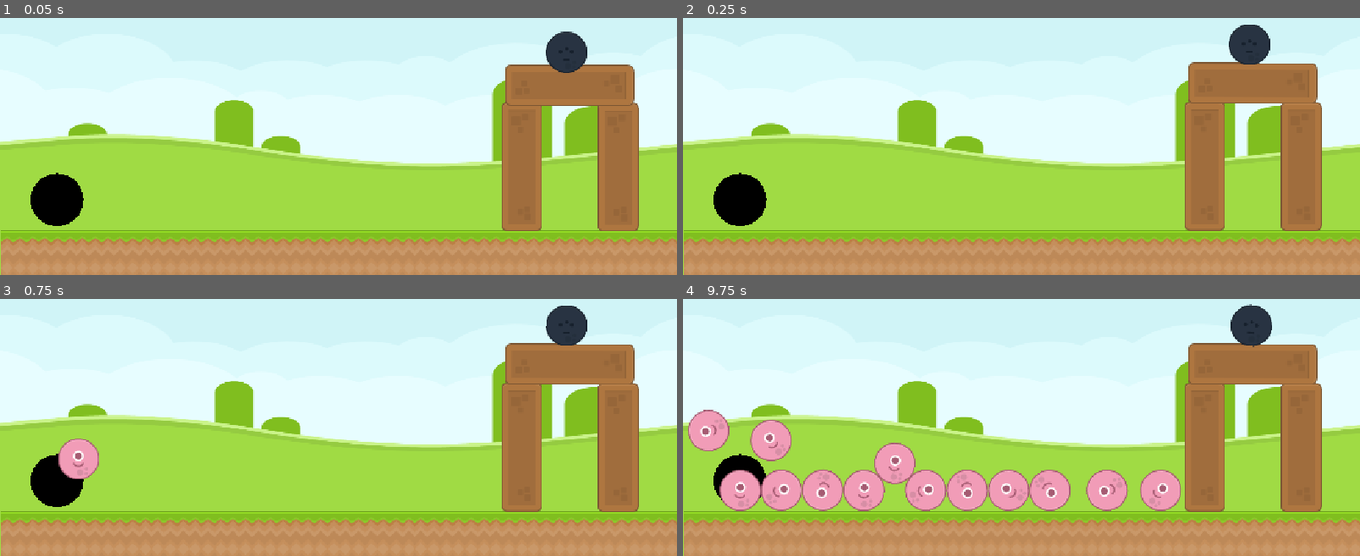
Above: before the commit, frames 1-4 (two rows, left to right).
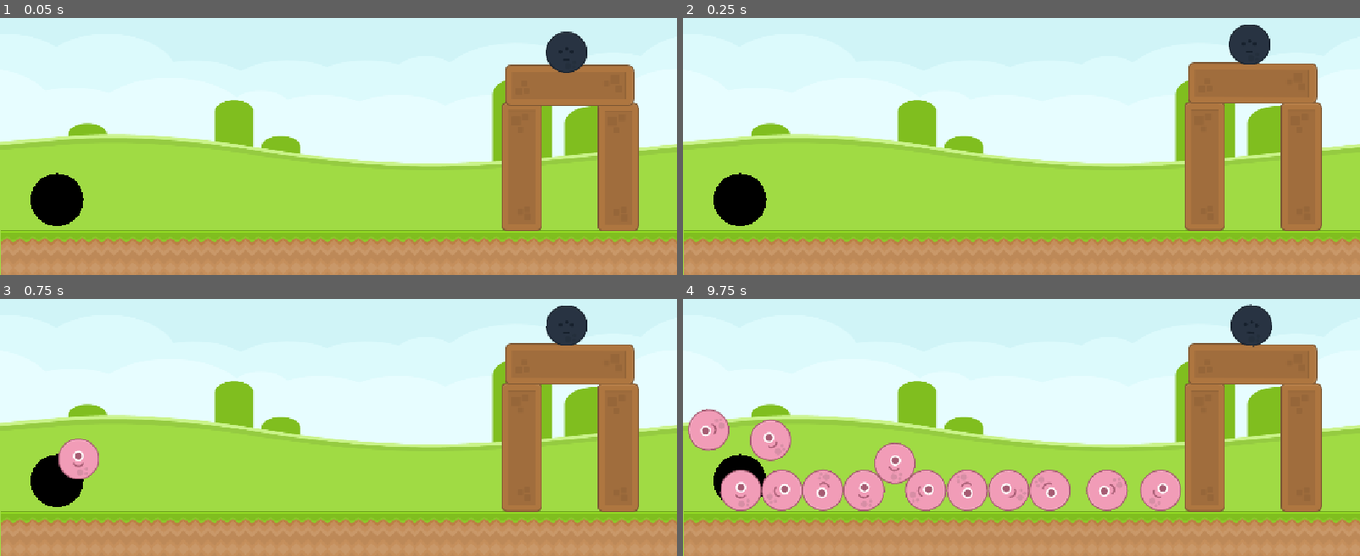
Above: after the commit, the same moments.

Repository: KyWill-18/Happy-Aliens
Game: Godot game, scene res://world.tscn
The game is run twice, just before and just after one commit, with the same random seed, the same clock (stepped at 60 frames per second) and the same inputs.
Inputs:
- Up to frame 1 (0.05 s): no input
- Up to frame 2 (0.25 s): no input
- Up to frame 3 (0.75 s): tap Enter at 0.5 s; hold Up (angle_up) from 0.53 s (still down); tap Space (fire) at 0.6 s
- Up to frame 4 (9.75 s): tap Space (fire) at 1.35, 2.3, 3.05, 3.6, 4.35, 5.3, 6.05, 6.6, 7.35, 8.3, 9.05, 9.6 s; release Up (angle_up) at 2.03 s; hold Down (angle_down) 2.03-4.28 s; tap Left (power_decrease) at 2.1, 5.1, 8.1 s; tap Right (power_increase) at 2.85, 5.85, 8.85 s; hold Up (angle_up) 4.28-8.03 s; hold Down (angle_down) 8.03-9.53 s; hold Up (angle_up) from 9.53 s (still down)

The runs differ from the first frame. In frame 4, 0.5% of the frame differs, in the area x 0-36%, y 42-83%.

Commit message:
Add sound effects

Diff:
--- a/happy-aliens/project/alien/ailen.gd
+++ b/happy-aliens/project/alien/ailen.gd
@@ -1,2 +1,6 @@
 extends RigidBody2D
 class_name Alien
+
+func _ready() -> void:
+	await get_tree().create_timer(0.1).timeout
+	$AudioStreamPlayer2D.play()
--- a/happy-aliens/project/alien/alien.tscn
+++ b/happy-aliens/project/alien/alien.tscn
@@ -2,6 +2,7 @@
 
 [ext_resource type="Script" uid="uid://ch2mpskr04sva" path="res://alien/ailen.gd" id="1_1ci6x"]
 [ext_resource type="Texture2D" uid="uid://cxagxhnae3vnh" path="res://alien/alienPink_round.png" id="2_1y1bf"]
+[ext_resource type="AudioStream" uid="uid://0tbs05r54vy8" path="res://alien/869168__cat-fox_alex__sine-fx-2.wav" id="3_ewdm2"]
 
 [sub_resource type="CircleShape2D" id="CircleShape2D_sd7ng"]
 radius = 35.014282
@@ -14,3 +15,6 @@
 
 [node name="AlienPinkRound" type="Sprite2D" parent="." unique_id=1539076474]
 texture = ExtResource("2_1y1bf")
+
+[node name="AudioStreamPlayer2D" type="AudioStreamPlayer2D" parent="." unique_id=1054829355]
+stream = ExtResource("3_ewdm2")
--- a/happy-aliens/project/cannon/cannon.gd
+++ b/happy-aliens/project/cannon/cannon.gd
@@ -12,6 +12,7 @@
 #basic firing
 func _physics_process(_delta: float) -> void:
 	if Input.is_action_just_pressed("fire"):
+		$AudioStreamPlayer2D.play()
 		var alien : RigidBody2D = preload("res://alien/alien.tscn").instantiate()
 		add_sibling(alien)
 		alien.global_position = global_position
--- a/happy-aliens/project/cannon/cannon.tscn
+++ b/happy-aliens/project/cannon/cannon.tscn
@@ -1,7 +1,11 @@
 [gd_scene format=3 uid="uid://5gtdslah2se8"]
 
 [ext_resource type="Script" uid="uid://yc2kbo8ecoo2" path="res://cannon/cannon.gd" id="1_vs7lm"]
+[ext_resource type="AudioStream" uid="uid://ch6em30gasp3n" path="res://cannon/853424__floomatic__fwump.wav" id="2_x665q"]
 
 [node name="Cannon" type="Node2D" unique_id=251679205]
 position = Vector2(1, 2)
 script = ExtResource("1_vs7lm")
+
+[node name="AudioStreamPlayer2D" type="AudioStreamPlayer2D" parent="." unique_id=1415653165]
+stream = ExtResource("2_x665q")
--- a/happy-aliens/project/sad_alien/sad_alien.gd
+++ b/happy-aliens/project/sad_alien/sad_alien.gd
@@ -4,3 +4,4 @@
 	if body is Alien:
 		$Sprite2D.texture = preload("res://sad_alien/alienGreen_round.png")
 		$Sprite2D.modulate = Color(1, 1, 1, 1)
+		$AudioStreamPlayer2D.play()
--- a/happy-aliens/project/sad_alien/sad_alien.tscn
+++ b/happy-aliens/project/sad_alien/sad_alien.tscn
@@ -2,6 +2,7 @@
 
 [ext_resource type="Script" uid="uid://dayh7llmpcjwd" path="res://sad_alien/sad_alien.gd" id="1_k8kax"]
 [ext_resource type="Texture2D" uid="uid://btipnj37d4j03" path="res://sad_alien/alienBlue_round.png" id="1_kfeqt"]
+[ext_resource type="AudioStream" uid="uid://bjfuw80xy8v3b" path="res://sad_alien/815696__redeam__happy-jingle.wav" id="3_drq6h"]
 
 [sub_resource type="CapsuleShape2D" id="CapsuleShape2D_awtvj"]
 radius = 34.0
@@ -19,4 +20,7 @@
 modulate = Color(0.2835632, 0.2835632, 0.2835632, 1)
 texture = ExtResource("1_kfeqt")
 
+[node name="AudioStreamPlayer2D" type="AudioStreamPlayer2D" parent="." unique_id=1100886985]
+stream = ExtResource("3_drq6h")
+
 [connection signal="body_entered" from="." to="." method="_on_body_entered"]
--- a/happy-aliens/project/world.tscn
+++ b/happy-aliens/project/world.tscn
@@ -1,17 +1,13 @@
 [gd_scene format=3 uid="uid://c5oqcjuglpfs7"]
 
-[ext_resource type="PackedScene" uid="uid://cg4asb1ns567m" path="res://alien/alien.tscn" id="1_dwbse"]
 [ext_resource type="PackedScene" uid="uid://bd1r8mueol5jn" path="res://ground/ground.tscn" id="2_pkg7o"]
 [ext_resource type="PackedScene" uid="uid://5gtdslah2se8" path="res://cannon/cannon.tscn" id="3_gbfbk"]
-[ext_resource type="Texture2D" uid="uid://bw1ckujmvhnha" path="res://ground/colored_grass.png" id="4_ioo17"]
+[ext_resource type="Texture2D" uid="uid://bw1ckujmvhnha" path="res://common/colored_grass.png" id="4_ioo17"]
 [ext_resource type="PackedScene" uid="uid://b5s2ibwutjn1i" path="res://tower/tower.tscn" id="5_wse8f"]
 [ext_resource type="PackedScene" uid="uid://b3ij7f7x6b2xb" path="res://sad_alien/sad_alien.tscn" id="6_ic0uy"]
 
 [node name="World" type="Node2D" unique_id=363297933]
 position = Vector2(1, 2)
-
-[node name="Ailen" parent="." unique_id=532844673 instance=ExtResource("1_dwbse")]
-position = Vector2(-120, 32)
 
 [node name="Ground" parent="." unique_id=275491657 instance=ExtResource("2_pkg7o")]
 position = Vector2(1, 202)
Not shown, added: happy-aliens/project/alien/869168__cat-fox_alex__sine-fx-2.wav.import
Not shown, added: happy-aliens/project/cannon/853424__floomatic__fwump.wav.import
Not shown, added: happy-aliens/project/common/825292__qubodup__fail-jingle-party-horn.wav.import
Not shown, added: happy-aliens/project/common/835112__yoshikamiyafuji__fail-sound-wa-wa-wah-with-staccato.wav.import
Renamed: happy-aliens/project/ground/colored_grass.png -> happy-aliens/project/common/colored_grass.png
Not shown, changed: happy-aliens/project/common/colored_grass.png.import
Not shown, added: happy-aliens/project/sad_alien/815696__redeam__happy-jingle.wav.import
Not shown, added: happy-aliens/project/alien/869168__cat-fox_alex__sine-fx-2.wav
Not shown, added: happy-aliens/project/cannon/853424__floomatic__fwump.wav
Not shown, added: happy-aliens/project/common/825292__qubodup__fail-jingle-party-horn.wav
Not shown, added: happy-aliens/project/common/835112__yoshikamiyafuji__fail-sound-wa-wa-wah-with-staccato.wav
Not shown, added: happy-aliens/project/sad_alien/815696__redeam__happy-jingle.wav
